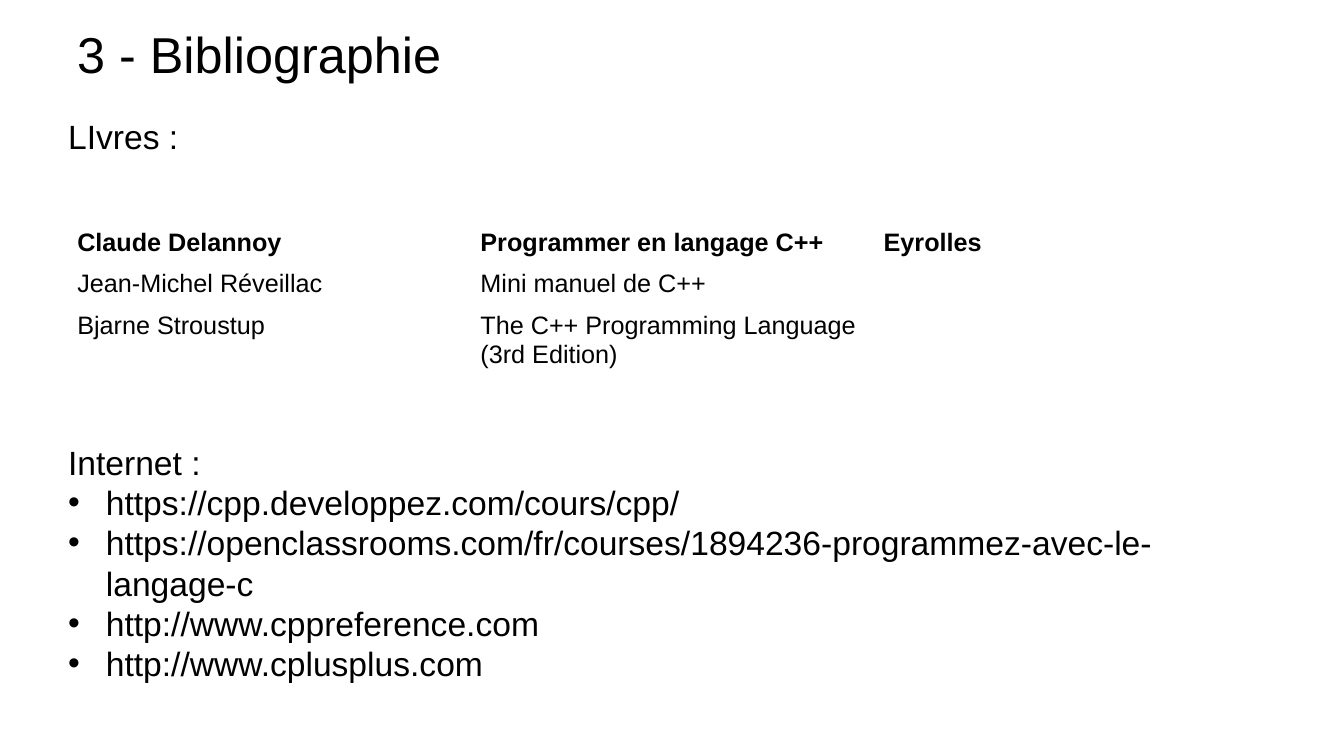
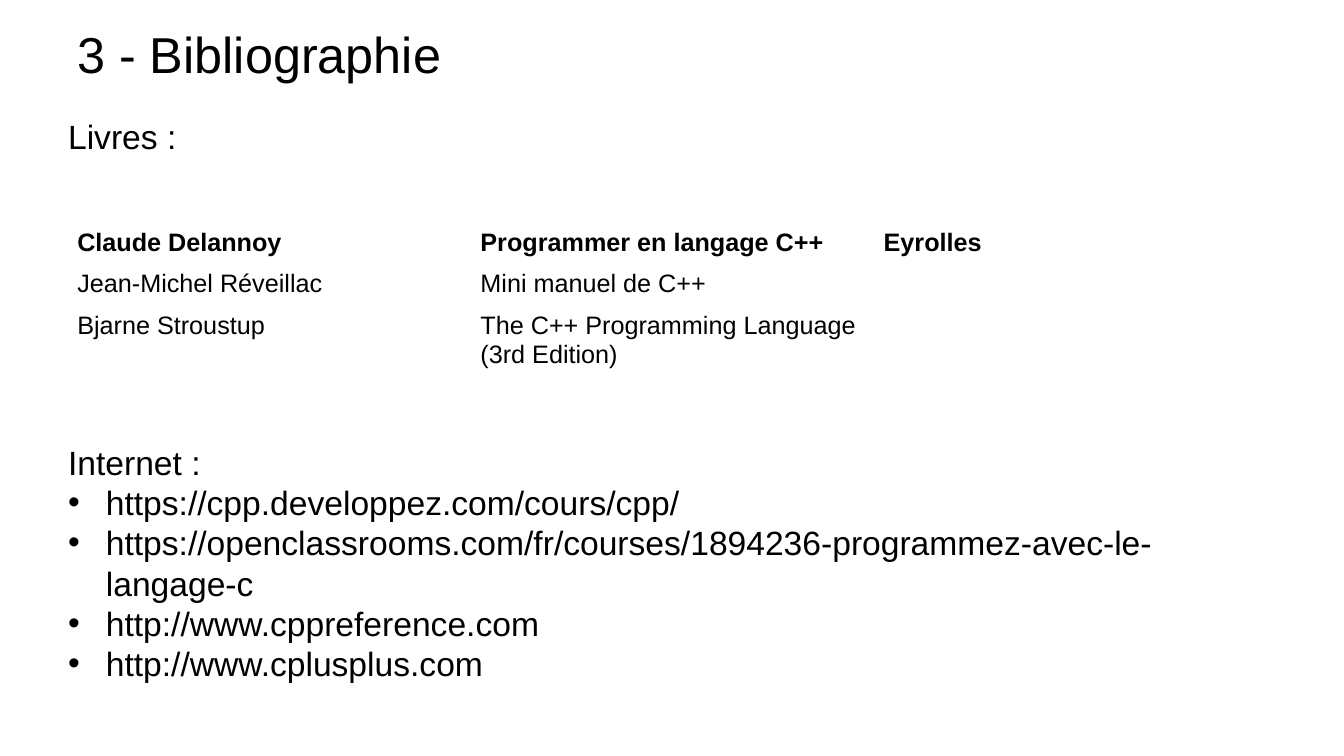
Before and after one commit to t-tortosa/cppCourses, a slide deck: slide 9 of POO.pptx. Drawn at 1344x756 pixels with LibreOffice and Linux fonts; fonts in the diff are those of the drawing; background and template pictures are left out. Boxes give left, top, right and bottom in pixels: in the first picture for what was removed or moved away, otherwise in the second. Text is boxed around its words. In the diff, an @@ line names an element or a change of style, - is before the commit and + after.

```diff
--- a/POO.pptx
+++ b/POO.pptx
@@ text at [68, 124, 158, 150]: text changed @@
-LIvres :
+Livres :
```
Also in this commit, not shown: 11 other slides changed, 7 slides added, 1 slide removed, 9 other files.
